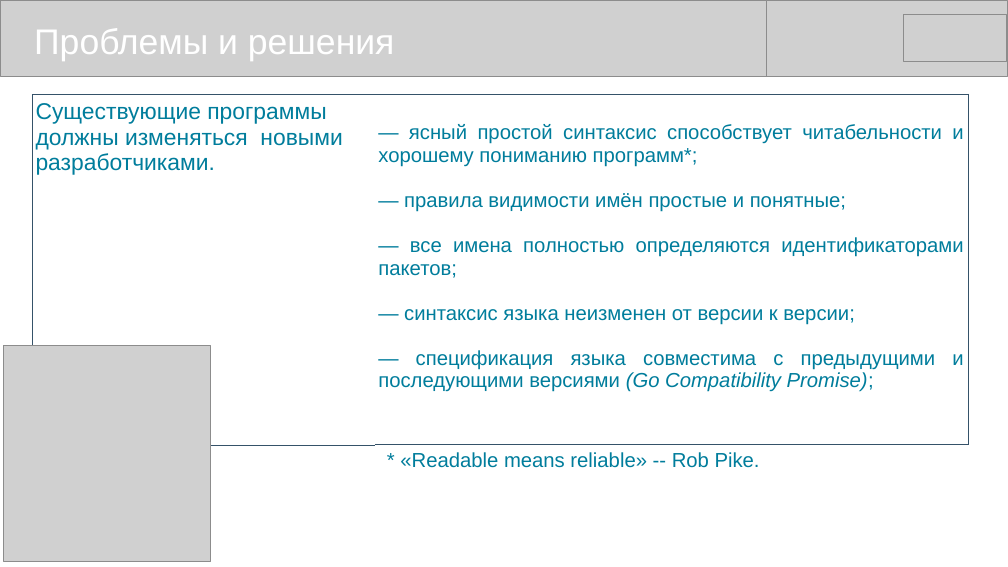
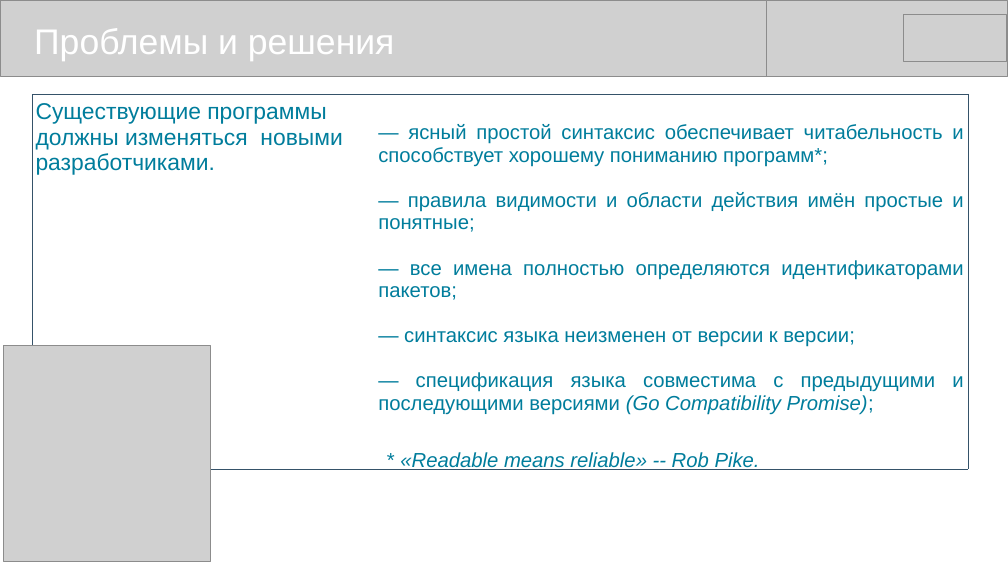
Before and after one commit to mike-shock/Go_language, a slide deck: slide 8 of view/Go_View.odp. Drawn at 1008x567 pixels with LibreOffice and Linux fonts; fonts in the diff are those of the drawing; grey boxes stand for pictures. Boxes give left, top, right and bottom in pixels: in the first picture for what was removed or moved away, otherwise in the second. Text is boxed around its words. In the diff, an @@ line names an element or a change of style, - is before the commit and + after.

```diff
--- a/view/Go_View.odp
+++ b/view/Go_View.odp
@@ table at [32,94,969,440] @@
-row 1, column 2: — ясный простой синтаксис способствует читабельности и хорошему пониманию программ*; / — правила видимости имён простые и понятные; / — все имена полностью определяются идентификаторами пакетов; / — синтаксис языка неизменен от версии к версии; / — спецификация языка совместима с предыдущими и последующими версиями (Go Compatibility Promise);
+row 1, column 2: — ясный простой синтаксис обеспечивает читабельность и способствует хорошему пониманию программ*; / — правила видимости и области действия имён простые и понятные; / — все имена полностью определяются идентификаторами пакетов; / — синтаксис языка неизменен от версии к версии; / — спецификация языка совместима с предыдущими и последующими версиями (Go Compatibility Promise);
@@ text "* «Readable means reliable» -- ..." at [400,452,760,470]: italic on @@
```
Also in this commit, not shown: 8 other slides changed, 1 other file.
